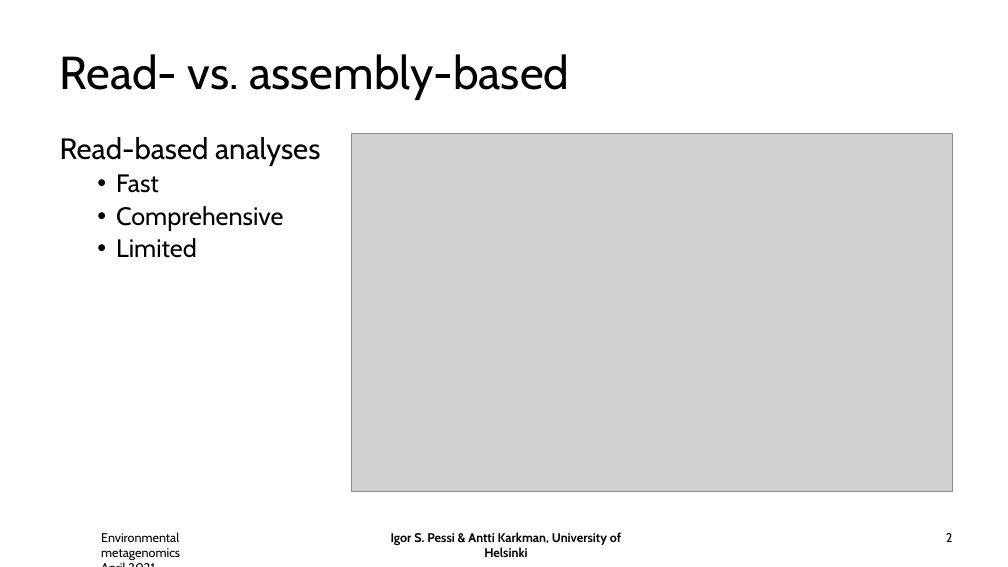
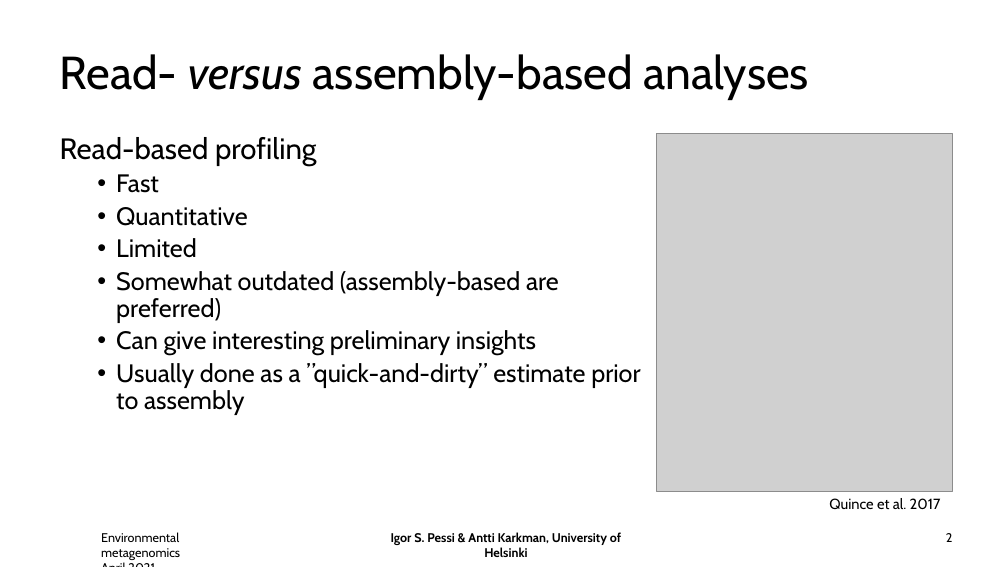
Before and after one commit to karkman/physalia_metagenomics, a slide deck: slide 2 of Day2/read-based-analyses.pptx. Drawn at 1008x567 pixels with LibreOffice and Linux fonts; fonts in the diff are those of the drawing; grey boxes stand for pictures; background and template pictures are left out. Boxes give left, top, right and bottom in pixels: in the first picture for what was removed or moved away, otherwise in the second. Text is boxed around its words. In the diff, an @@ line names an element or a change of style, - is before the commit and + after.

```diff
--- a/Day2/read-based-analyses.pptx
+++ b/Day2/read-based-analyses.pptx
@@ title at bbox=[60, 54, 809, 100]: text changed @@
-Read- vs. assembly-based
+Read- versus assembly-based analyses
@@ text at bbox=[60, 137, 317, 166]: text changed @@
-Read-based analyses
+Read-based profiling
@@ picture: place and size @@
-picture at bbox=[351, 134, 952, 492]
+picture at bbox=[657, 134, 953, 492]
@@ text at bbox=[116, 207, 247, 226]: text changed @@
-  • Comprehensive
+  • Quantitative
@@ text at bbox=[116, 271, 640, 415]: paragraphs added @@
+  • Somewhat outdated (assembly-based are preferred)
+  • Can give interesting preliminary insights
+  • Usually done as a ”quick-and-dirty” estimate prior to assembly
@@ text added at bbox=[829, 498, 941, 509], 14 pt, text #000000 @@
+Quince et al. 2017
```
Also in this commit, not shown: 2 other slides changed, 9 slides added, 1 other file.
